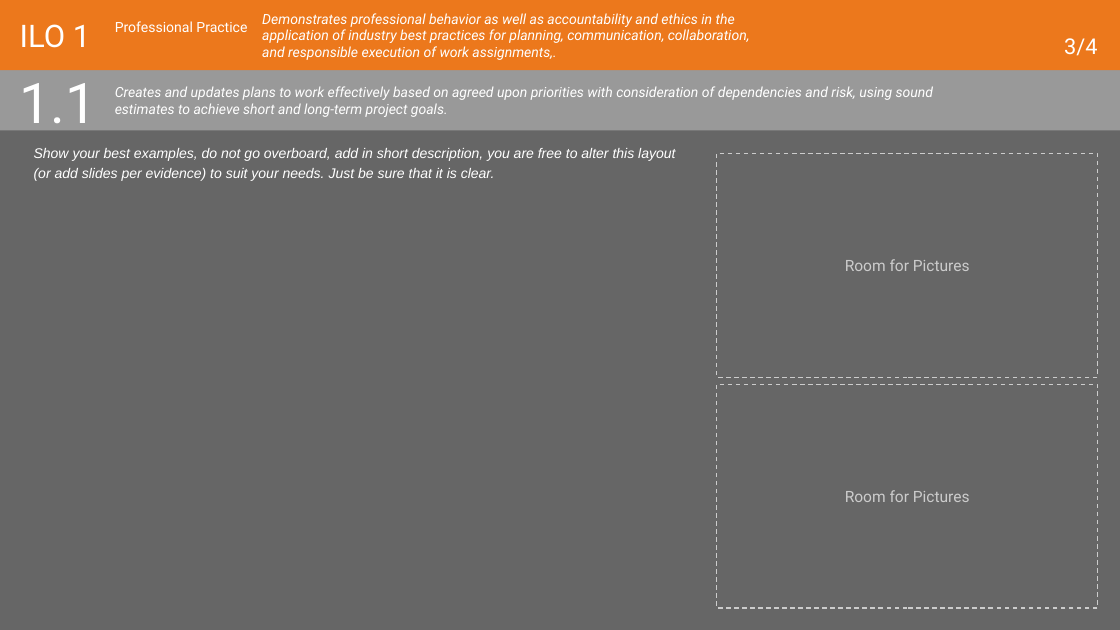
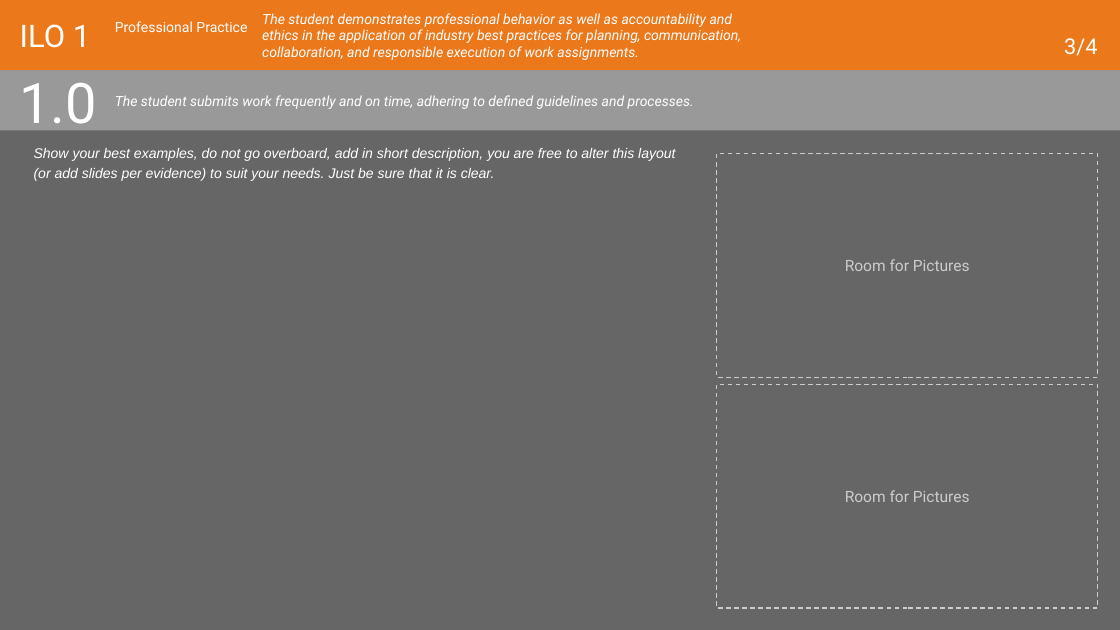
Before and after one commit to PsDragon/ADSAI_FOR_SECOND_YEARS, a slide deck: slide 25 of docs/Year2/BlockA/MS Teams Assignment Template/2022-23-ADS_AI Learning Log Y2A.pptx. Drawn at 1120x630 pixels with LibreOffice and Linux fonts; fonts in the diff are those of the drawing. Boxes give left, top, right and bottom in pixels: in the first picture for what was removed or moved away, otherwise in the second. Text is boxed around its words. In the diff, an @@ line names an element or a change of style, - is before the commit and + after.

Commit message:
Y2A - MS Teams Assignment Update: Learning Log + Assessment Rubric

```diff
--- a/docs/Year2/BlockA/MS Teams Assignment Template/2022-23-ADS_AI Learning Log Y2A.pptx
+++ b/docs/Year2/BlockA/MS Teams Assignment Template/2022-23-ADS_AI Learning Log Y2A.pptx
@@ title at box(262, 13, 741, 60): text changed @@
-Demonstrates professional behavior as well as accountability and ethics in the application of industry best practices for planning, communication, collaboration, and responsible execution of work assignments,.
+The student demonstrates professional behavior as well as accountability and ethics in the application of industry best practices for planning, communication, collaboration, and responsible execution of work assignments.
@@ title at box(20, 83, 98, 137): text changed @@
-1.1
+1.0
@@ title at box(115, 95, 694, 109): text changed @@
-Creates and updates plans to work effectively based on agreed upon priorities with consideration of dependencies and risk, using sound estimates to achieve short and long-term project goals.
+The student submits work frequently and on time, adhering to defined guidelines and processes.
```
Also in this commit, not shown: 12 other slides changed, 4 slides removed, 1 other file.
